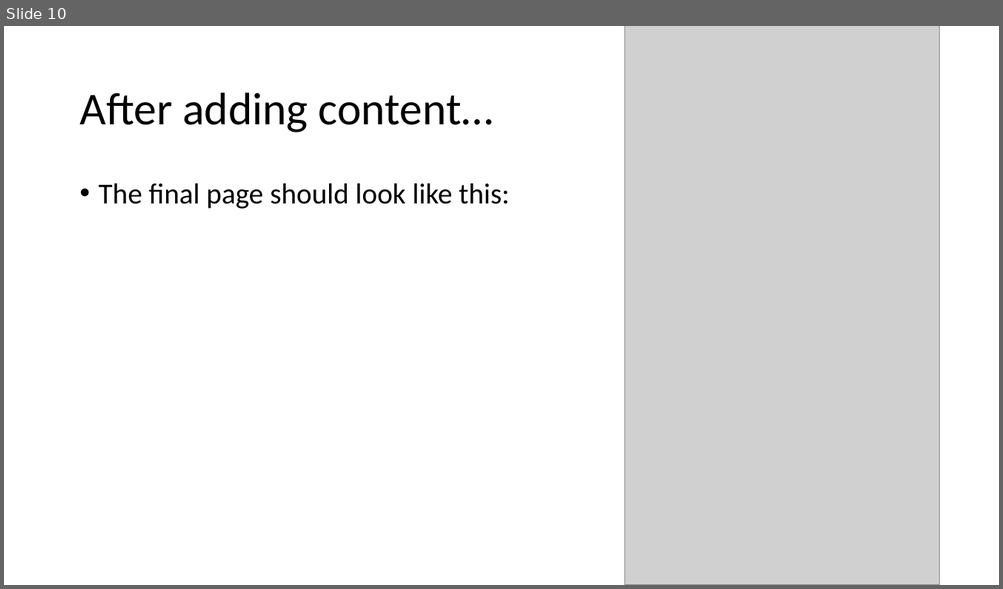
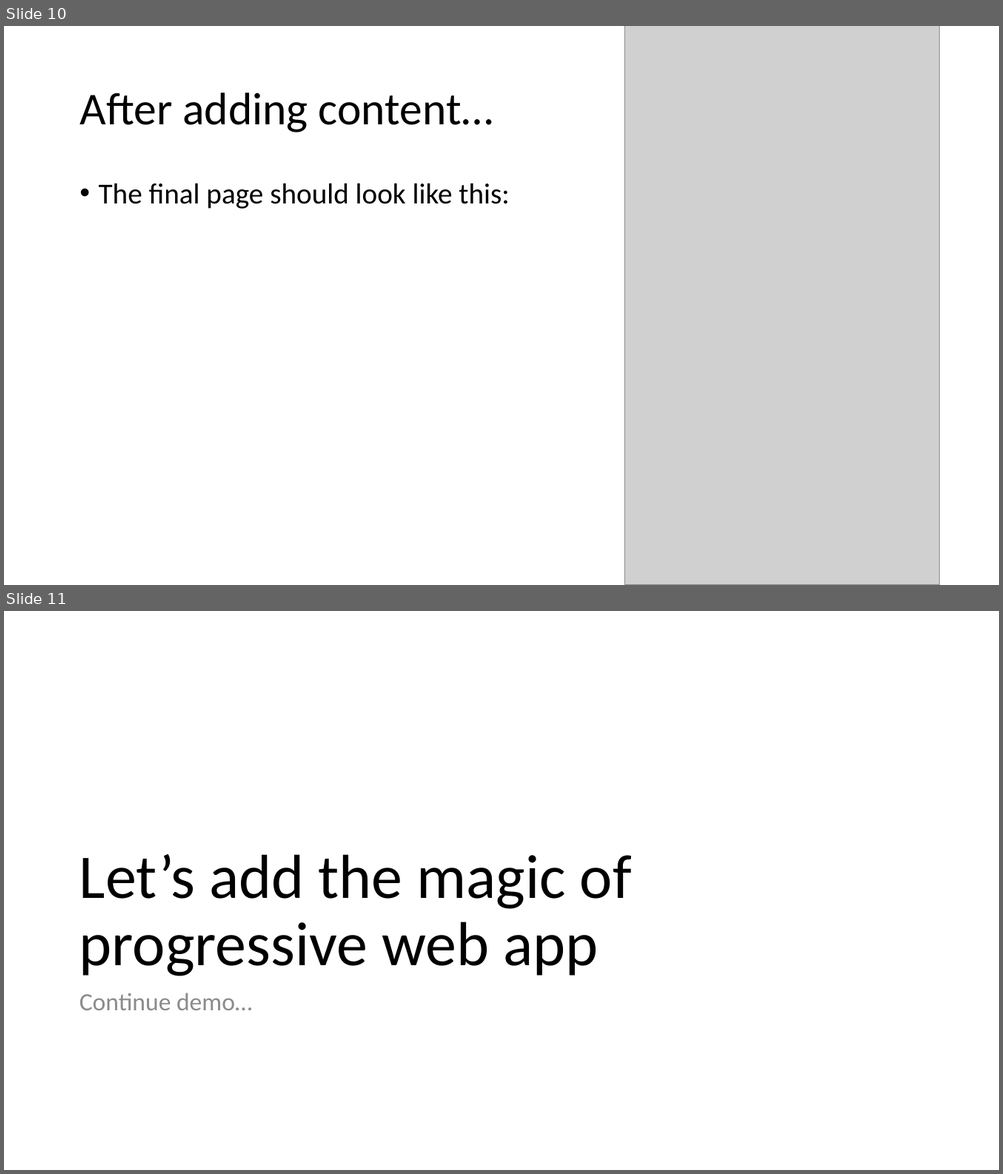
Before and after one commit to sachinsingh-nodejs/pwa, a slide deck: documents/PWAv2.pptx. Shown one above the other, each under a label of ours: slide 10 before the commit, slides 10 and 11 after it. The pictures are 1003x589 and 1003x1174 pixels, drawn with LibreOffice and Linux fonts; fonts in the diff are those of the drawing; grey boxes stand for pictures. Boxes give left, top, right and bottom in pixels: in the first picture for what was removed or moved away, otherwise in the second. Text is boxed around its words. In the diff, an @@ line names an element or a change of style, - is before the commit and + after.

Commit message:
Updated presentation

```diff
--- a/documents/PWAv2.pptx
+++ b/documents/PWAv2.pptx
@@ slide 11 added at [4, 611, 999, 1170], background #FFFFFF @@
@@ title added at [79, 854, 632, 977], 60 pt, text #000000 @@
+Let’s add the magic of progressive web app
@@ text added at [79, 993, 252, 1011], 24 pt, text #8C8C8C @@
+Continue demo…
```
